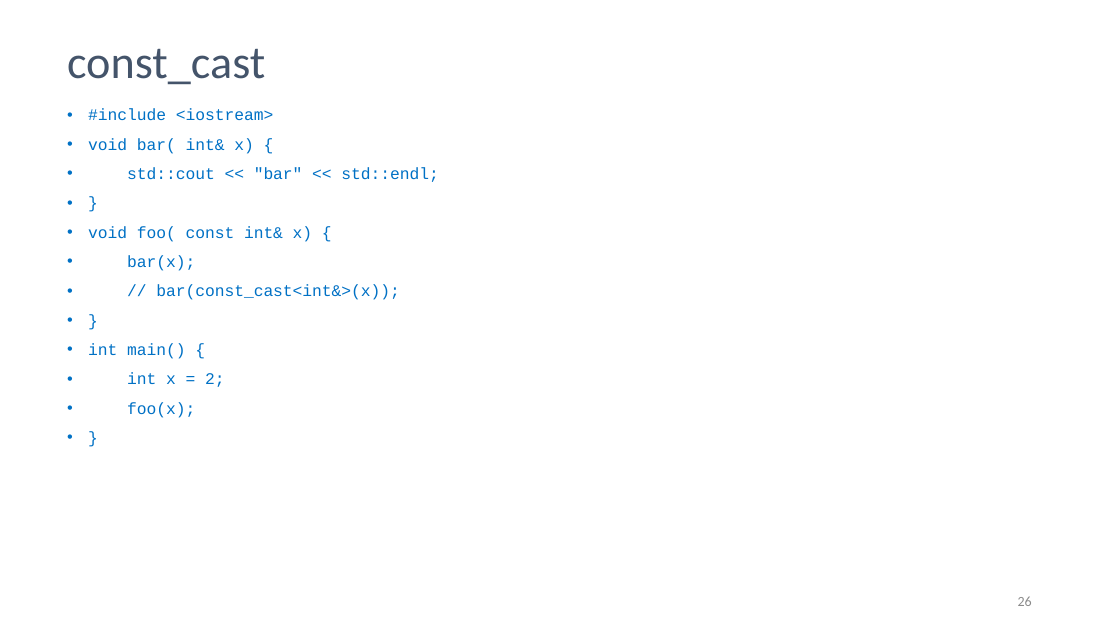
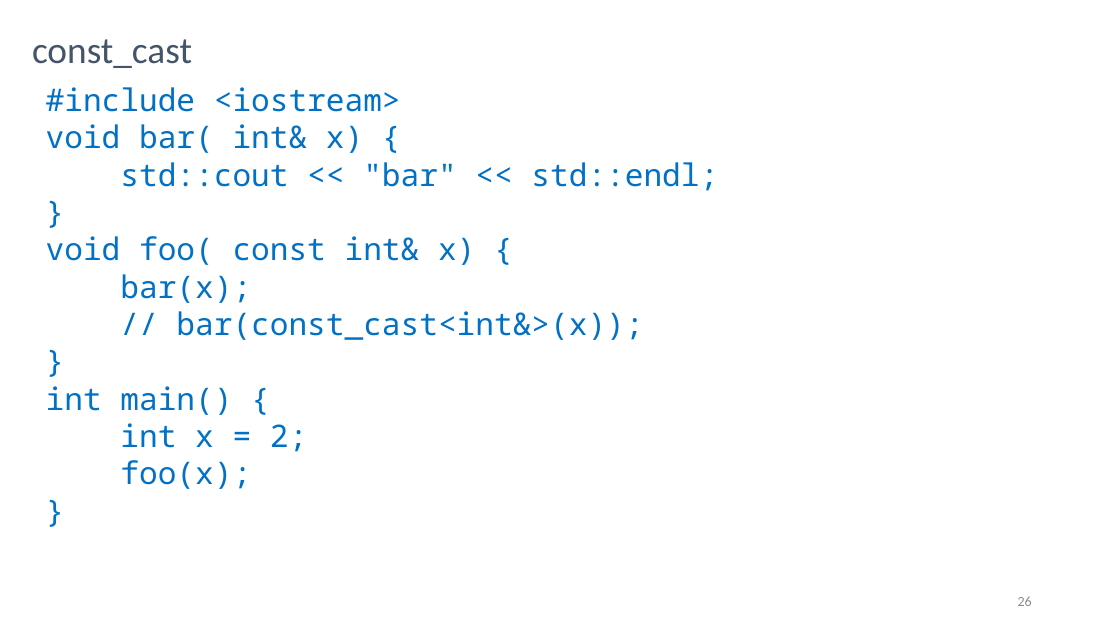
Before and after one commit to rarutyun/cpp-courses, a slide deck: slide 26 of 05_casts/05_Type_Conversion.pptx. Drawn at 1120x630 pixels with LibreOffice and Linux fonts; fonts in the diff are those of the drawing. Boxes give left, top, right and bottom in pixels: in the first picture for what was removed or moved away, otherwise in the second. Text is boxed around its words. In the diff, an @@ line names an element or a change of style, - is before the commit and + after.

```diff
--- a/05_casts/05_Type_Conversion.pptx
+++ b/05_casts/05_Type_Conversion.pptx
@@ title "const_cast": place and size @@
-title "const_cast" at [67,48,265,84]
+title "const_cast" at [32,39,192,68]
@@ title "const_cast" at [32,39,192,68]: size 29.7 to 24 pt @@
@@ text "#include <iostream>": place and size @@
-text "#include <iostream>" at [88,108,438,418]
+text "#include <iostream>" at [46,87,718,489]
@@ text "#include <iostream>" at [46,87,718,489]: size 10.5 to 20 pt, font Courier New to Noto Sans Mono; bullet • to none; line spacing 0.9 to 1; less space between paragraphs @@
```
Also in this commit, not shown: 23 other slides changed, 2 other files.
